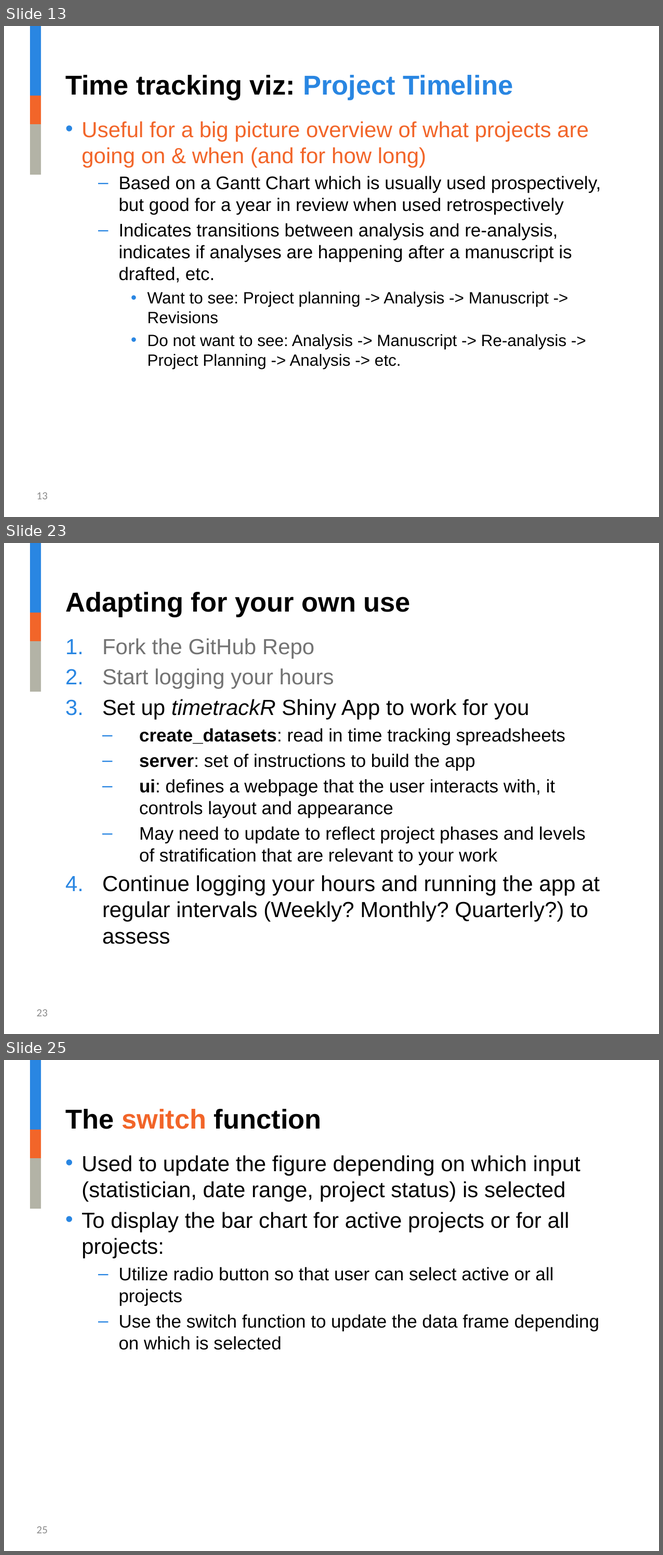
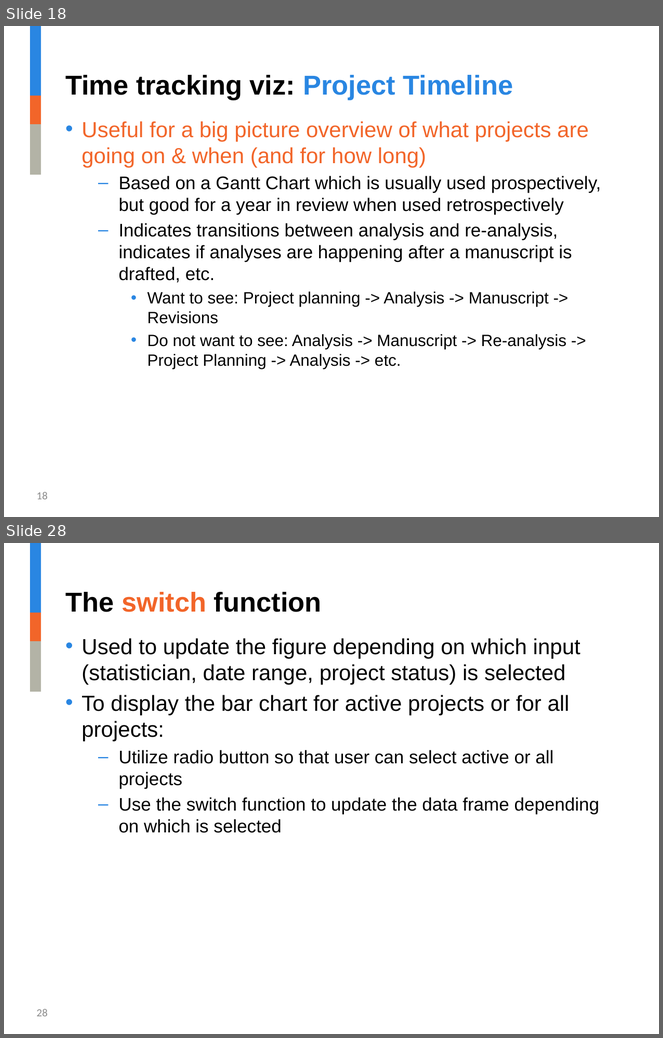
Before and after one commit to jalavery/timetrackR, a slide deck: Strategy and Innovation timetrackR Presentation.pptx. Shown one above the other, each under a label of ours: slides 13, 23 and 25 before the commit, slides 18 and 28 after it; the slides between them are not shown. The pictures are 663x1555 and 663x1038 pixels, drawn with LibreOffice and Linux fonts; fonts in the diff are those of the drawing; background and template pictures are left out. Boxes give left, top, right and bottom in pixels: in the first picture for what was removed or moved away, otherwise in the second. Text is boxed around its words. In the diff, an @@ line names an element or a change of style, - is before the commit and + after.

```diff
--- a/Strategy and Innovation timetrackR Presentation.pptx
+++ b/Strategy and Innovation timetrackR Presentation.pptx
@@ slide 23 removed at box(4, 543, 659, 1034), background #FFFFFF; not listed: 3 template elements that a slide beside it also shows @@
@@ title removed at box(65, 592, 411, 617) @@
-Adapting for your own use
@@ text removed at box(102, 638, 600, 944) @@
-1. Fork the GitHub Repo
-2. Start logging your hours
-3. Set up timetrackR Shiny App to work for you
-  – create_datasets: read in time tracking spreadsheets
-  – server: set of instructions to build the app
-  – ui: defines a webpage that the user interacts with, it controls layout and appearance
-  – May need to update to reflect project phases and levels of stratification that are relevant to your work
-4. Continue logging your hours and running the app at regular intervals (Weekly? Monthly? Quarterly?) to assess
@@ page number removed at box(37, 1009, 48, 1017) @@
-23
@@ what was slide 13 is now slide 18 @@
@@ page number at box(37, 492, 48, 500): text changed @@
-13
+18
@@ what was slide 25 is now slide 28 @@
@@ page number at box(37, 1009, 48, 1017): text changed @@
-25
+28
```
Also in this commit, not shown: 12 slides changed, 16 slides added, 11 other slides removed, 9 other files.
